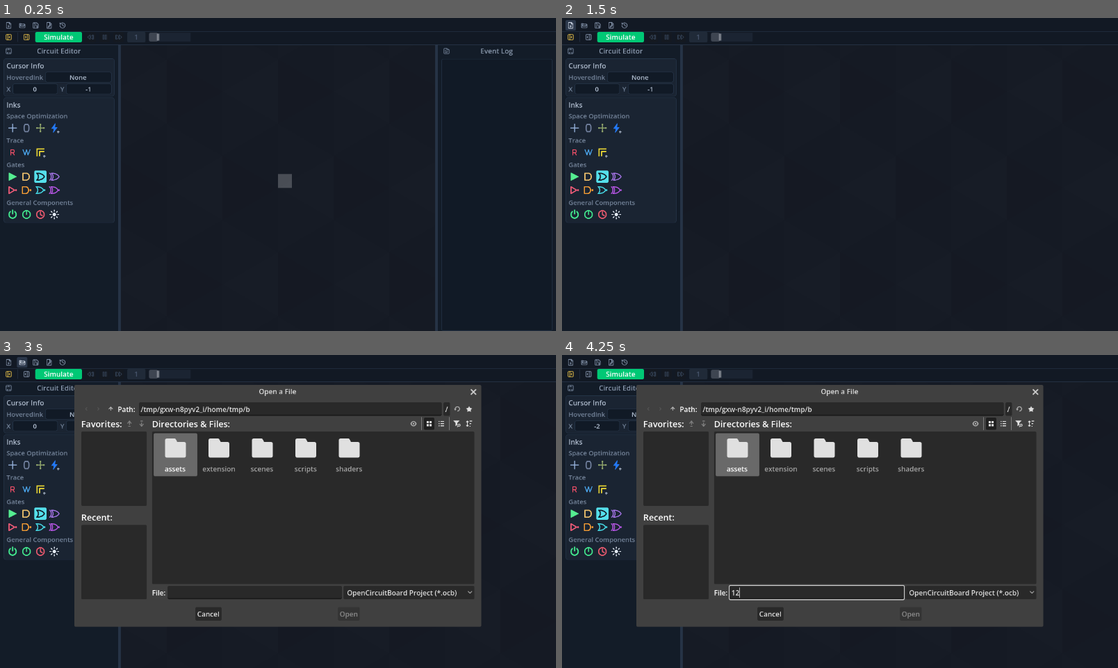
Above: before the commit, frames 1-4 (two rows, left to right).
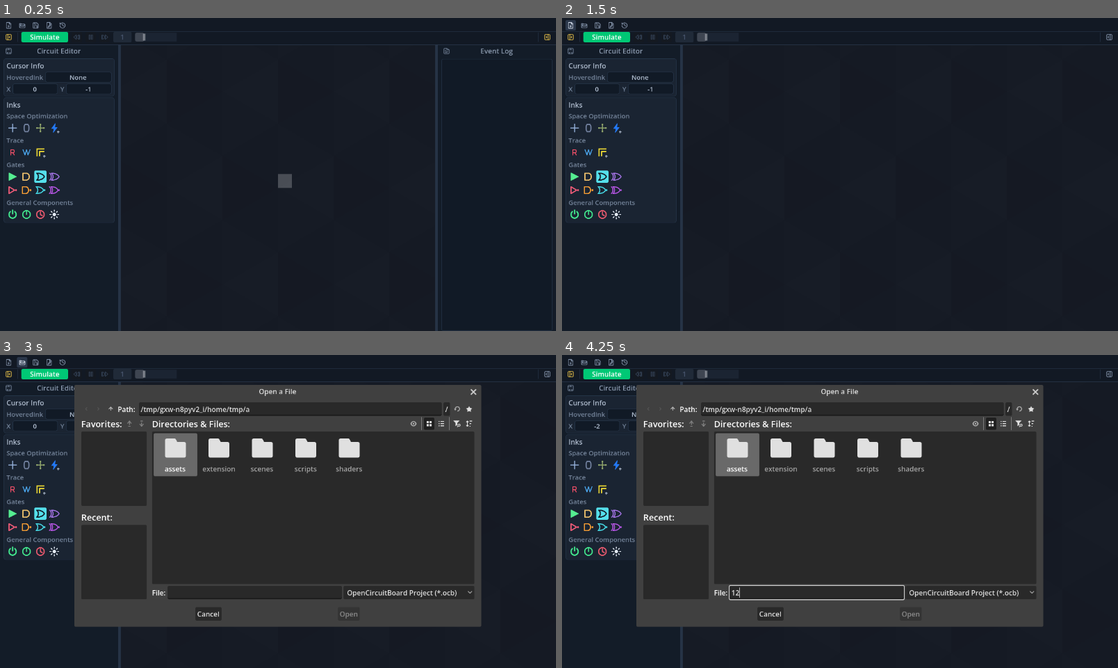
Above: after the commit, the same moments.

Repository: Erlkonigal/OpenCircuitBoard
Game: Godot game, scene res://Main.tscn
Same seed, same stepped clock (60 frames per second), same inputs: the game is played once before the commit and once after it.
Inputs (mouse positions are in pixels of both pictures, inside the frame that each line leads up to; where the layout moved, square brackets give the same spot in the first picture):
- Up to frame 1 (0.25 s): no input
- Up to frame 2 (1.5 s): click (1106, 36) [589, 36] at 0.5 s; click (573, 24) at 1.25 s
- Up to frame 3 (3 s): click (11, 361) at 2 s; click (22, 361) at 2.75 s
- Up to frame 4 (4.25 s): click (817, 592) at 3.52 s; type "12" at 3.6 s

The runs differ from the first frame. In frame 1, 0.4% of the frame differs, in the area x 3-99%, y 4-8%; in frame 2, 0.4%; in frame 3, 0.4%, in the area x 3-99%, y 4-19%; in frame 4, 0.4%.

Commit message:
Align right sidebar toggle
Place the right sidebar toggle at the end of the simulation toolbar with a separator.

Diff:
--- a/Main.tscn
+++ b/Main.tscn
@@ -205,14 +205,6 @@
 size_flags_vertical = 4
 mouse_filter = 2
 
-[node name="RightSidebarToggle" type="Button" parent="Interface/TopBar/Content"]
-layout_mode = 2
-custom_minimum_size = Vector2(24, 24)
-size_flags_vertical = 4
-toggle_mode = true
-button_pressed = true
-tooltip_text = "CloseRightSidebar"
-
 [node name="SimulationModeButton" type="Button" parent="Interface/TopBar/Content"]
 layout_mode = 2
 custom_minimum_size = Vector2(108, 24)
@@ -266,6 +258,20 @@
 layout_mode = 2
 size_flags_horizontal = 3
 
+[node name="RightSidebarSeparator" type="ColorRect" parent="Interface/TopBar/Content"]
+layout_mode = 2
+custom_minimum_size = Vector2(1, 22)
+size_flags_vertical = 4
+mouse_filter = 2
+
+[node name="RightSidebarToggle" type="Button" parent="Interface/TopBar/Content"]
+layout_mode = 2
+custom_minimum_size = Vector2(24, 24)
+size_flags_vertical = 4
+toggle_mode = true
+button_pressed = true
+tooltip_text = "CloseRightSidebar"
+
 [node name="DockHost" type="Control" parent="Interface"]
 layout_mode = 3
 anchor_bottom = 1.0
--- a/scripts/EditorUi.gd
+++ b/scripts/EditorUi.gd
@@ -826,6 +826,7 @@
 			configureTopBarButton(topBarButton)
 	($Interface/TopBar/RowSeparator as ColorRect).color = TopBarSeparatorColor
 	($Interface/TopBar/Content/SidebarSeparator as ColorRect).color = TopBarSeparatorColor
+	($Interface/TopBar/Content/RightSidebarSeparator as ColorRect).color = TopBarSeparatorColor
 	configureStepLengthControl()
 	configureLoopFrequencySlider()
 	SimulationStatus.add_theme_font_size_override("font_size", TopBarFontSize)
--- a/scripts/tests/InitialInterfaceTest.gd
+++ b/scripts/tests/InitialInterfaceTest.gd
@@ -37,6 +37,8 @@
 	var stepLengthControl := topBarContent.get_node("StepLengthControl") as Button
 	var loopFrequencySlider := topBarContent.get_node("LoopFrequencySlider") as HSlider
 	var simulationStatus := topBarContent.get_node("SimulationStatus") as Label
+	var rightSidebarSeparator := topBarContent.get_node("RightSidebarSeparator") as ColorRect
+	var rightSidebarToggle := topBarContent.get_node("RightSidebarToggle") as Button
 	for topBarButton in [
 		topBarContent.get_node("LeftSidebarToggle") as Button,
 		topBarContent.get_node("RightSidebarToggle") as Button,
@@ -54,6 +56,11 @@
 	assert(stepLengthControl.text == "1")
 	assert(is_equal_approx(loopFrequencySlider.value, 5.0))
 	assert(not simulationStatus.visible)
+	assert(topBarContent.get_child(topBarContent.get_child_count() - 2) == rightSidebarSeparator)
+	assert(topBarContent.get_child(topBarContent.get_child_count() - 1) == rightSidebarToggle)
+	assert(is_equal_approx(rightSidebarSeparator.size.x, 1.0))
+	assert(rightSidebarSeparator.color.is_equal_approx(Color("263346")))
+	assert(is_equal_approx(rightSidebarToggle.get_global_rect().end.x, topBarContent.get_global_rect().end.x))
 
 	var dockResizeHandle := main.get_node("Interface/DockResizeHandle") as Control
 	var rightDockResizeHandle := main.get_node("Interface/RightDockResizeHandle") as Control
